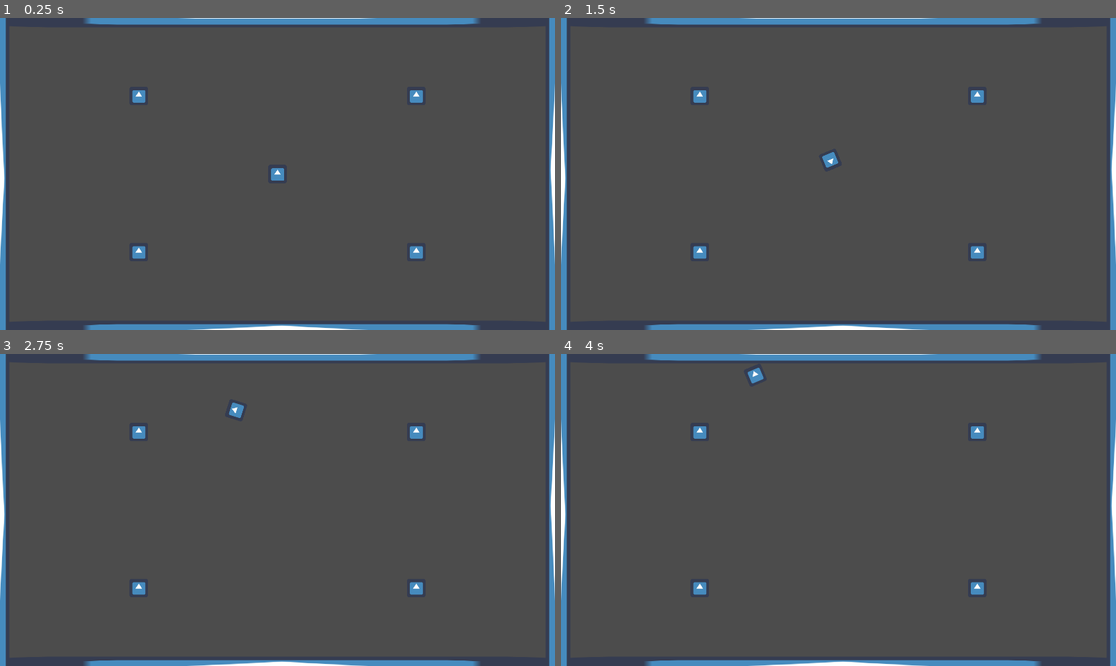
Above: before the commit, frames 1-4 (two rows, left to right).
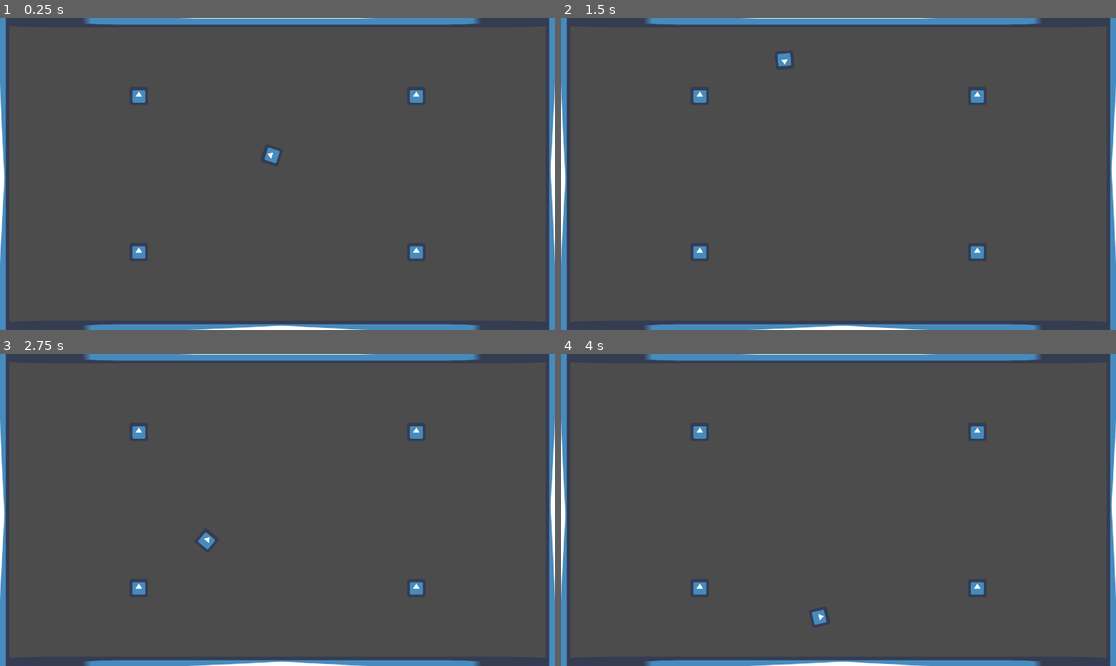
Above: after the commit, the same moments.

Repository: Rhowea/Physics
Game: Godot game, scene res://ExampleScene.tscn
Same seed, same stepped clock (60 frames per second), same inputs: the game is played once before the commit and once after it. The engine's default icon, where the game draws it, is replaced by a stand-in: a white triangle on a blue panel in a dark square.
Inputs (mouse positions are in pixels of both pictures, inside the frame that each line leads up to):
- Up to frame 1 (0.25 s): no input
- Up to frame 2 (1.5 s): move the mouse to (960, 158) at 0.52 s; hold Right (ui_right) 0.53-1.28 s; move the mouse to (727, 189) at 1.27 s; hold Down (ui_down) from 1.28 s (still down)
- Up to frame 3 (2.75 s): move the mouse to (333, 441) at 2.02 s; release Down (ui_down) at 2.03 s; hold Right (ui_right) from 2.03 s (still down)
- Up to frame 4 (4 s): move the mouse to (810, 572) at 2.77 s; release Right (ui_right) at 2.78 s; hold Up (ui_up) 2.78-3.53 s; move the mouse to (1005, 556) at 3.52 s; hold Left (ui_left) from 3.53 s (still down)

The runs differ from the first frame. In frame 1, 0.2% of the frame differs, in the area x 47-52%, y 41-53%; in frame 2, 0.2%; in frame 3, 0.2%; in frame 4, 0.2%, in the area x 33-48%, y 4-87%.

Commit message:
Added stuff that doesn't work

Diff:
--- a/ExampleScene.tscn
+++ b/ExampleScene.tscn
@@ -26,6 +26,8 @@
 
 [node name="Piece" type="RigidBody2D" parent="."]
 position = Vector2( 960, 540 )
+collision_mask = 3
+can_sleep = false
 script = ExtResource( 2 )
 
 [node name="Sprite" type="Sprite" parent="Piece"]
@@ -34,6 +36,20 @@
 [node name="CollisionShape2D" type="CollisionShape2D" parent="Piece"]
 position = Vector2( -0.5, 0 )
 shape = SubResource( 1 )
+
+[node name="OuterWallTop" parent="." instance=ExtResource( 4 )]
+position = Vector2( 960, 0 )
+
+[node name="OuterWallBottom" parent="." instance=ExtResource( 4 )]
+position = Vector2( 960, 1080 )
+
+[node name="OuterWallLeft" parent="." instance=ExtResource( 4 )]
+position = Vector2( 0, 540 )
+rotation = 1.5708
+
+[node name="OuterWallRight" parent="." instance=ExtResource( 4 )]
+position = Vector2( 1920, 540 )
+rotation = -1.5708
 
 [node name="ObstacleTopLeft" parent="." instance=ExtResource( 1 )]
 position = Vector2( 480, 270 )
@@ -46,17 +62,3 @@
 
 [node name="ObstacleBottomLeft" parent="." instance=ExtResource( 1 )]
 position = Vector2( 480, 810 )
-
-[node name="OuterWallTop" parent="." instance=ExtResource( 4 )]
-position = Vector2( 960, 0 )
-
-[node name="OuterWallBottom" parent="." instance=ExtResource( 4 )]
-position = Vector2( 960, 1080 )
-
-[node name="OuterWallLeft" parent="." instance=ExtResource( 4 )]
-position = Vector2( 0, 540 )
-rotation = 1.5708
-
-[node name="StaticBody2D" parent="." instance=ExtResource( 4 )]
-position = Vector2( 1920, 540 )
-rotation = -1.5708
--- /dev/null
+++ b/Obstacle.gd
@@ -0,0 +1,16 @@
+extends StaticBody2D
+
+
+# Declare member variables here. Examples:
+# var a = 2
+# var b = "text"
+
+
+# Called when the node enters the scene tree for the first time.
+func _ready():
+	pass # Replace with function body.
+
+
+# Called every frame. 'delta' is the elapsed time since the previous frame.
+#func _process(delta):
+#	pass
--- a/Piece.gd
+++ b/Piece.gd
@@ -1,6 +1,8 @@
 extends RigidBody2D
 var impulse_vector = Vector2(0, 100)
-var framecount = 0
+
+func _ready():
+	contact_monitor = true
 
 func _input(_event):
 	#"Wakes" the object from sleep upon detecting an input
@@ -9,11 +11,21 @@
 	sleeping = false
 
 func _integrate_forces(state):
-	if Input.is_action_pressed("ui_up"):
-		state.apply_central_impulse(-1 * impulse_vector.rotated(rotation))
-	if Input.is_action_pressed("ui_down"):
-		state.apply_central_impulse(impulse_vector.rotated(rotation))
-	if Input.is_action_pressed("ui_left"):
-		state.apply_torque_impulse(-500)
-	if Input.is_action_pressed("ui_right"):
-		state.apply_torque_impulse(500)
+	var mouse_pos = get_viewport().get_mouse_position()
+	var direction = mouse_pos - position
+	var angle_to = -transform.y.angle_to(direction)
+	state.apply_torque_impulse(500 * sign(angle_to) * min(PI, abs(angle_to)))
+	state.apply_central_impulse(-impulse_vector.rotated(rotation))
+
+
+#	if Input.is_action_pressed("ui_up"):
+#		state.apply_central_impulse(-1 * impulse_vector.rotated(rotation))
+#	if Input.is_action_pressed("ui_down"):
+#		state.apply_central_impulse(impulse_vector.rotated(rotation))
+#	if Input.is_action_pressed("ui_left"):
+#		state.apply_torque_impulse(-500)
+#	if Input.is_action_pressed("ui_right"):
+#		state.apply_torque_impulse(500)
+
+func _physics_process(delta):
+	pass
--- a/project.godot
+++ b/project.godot
@@ -18,8 +18,7 @@
 
 window/size/width=1920
 window/size/height=1080
-window/size/borderless=true
-window/size/fullscreen=true
+window/size/resizable=false
 
 [gui]
 
